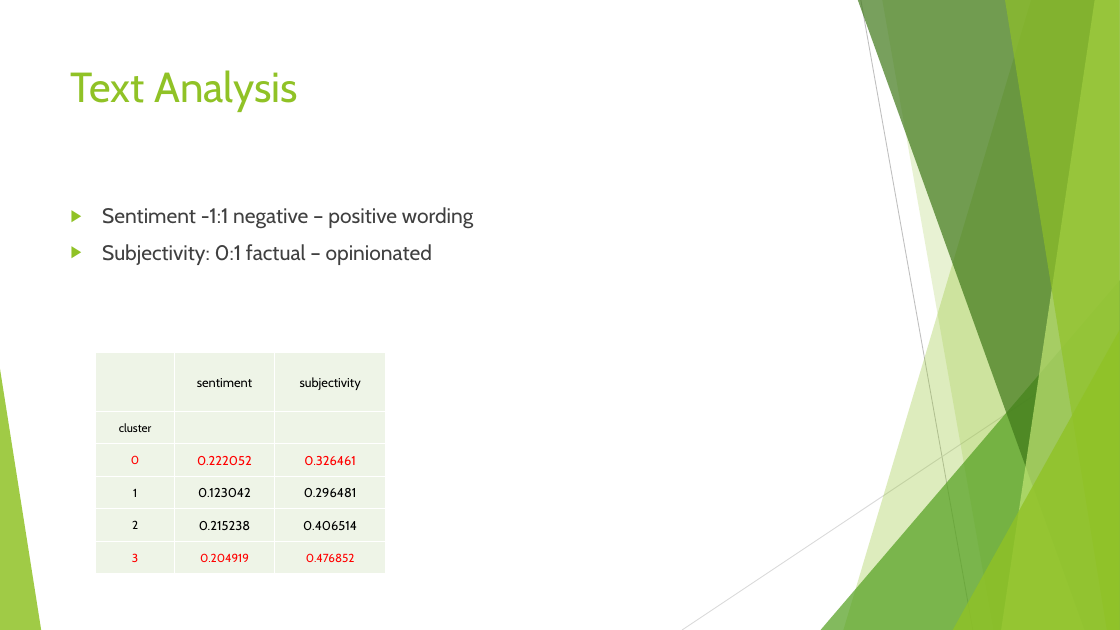
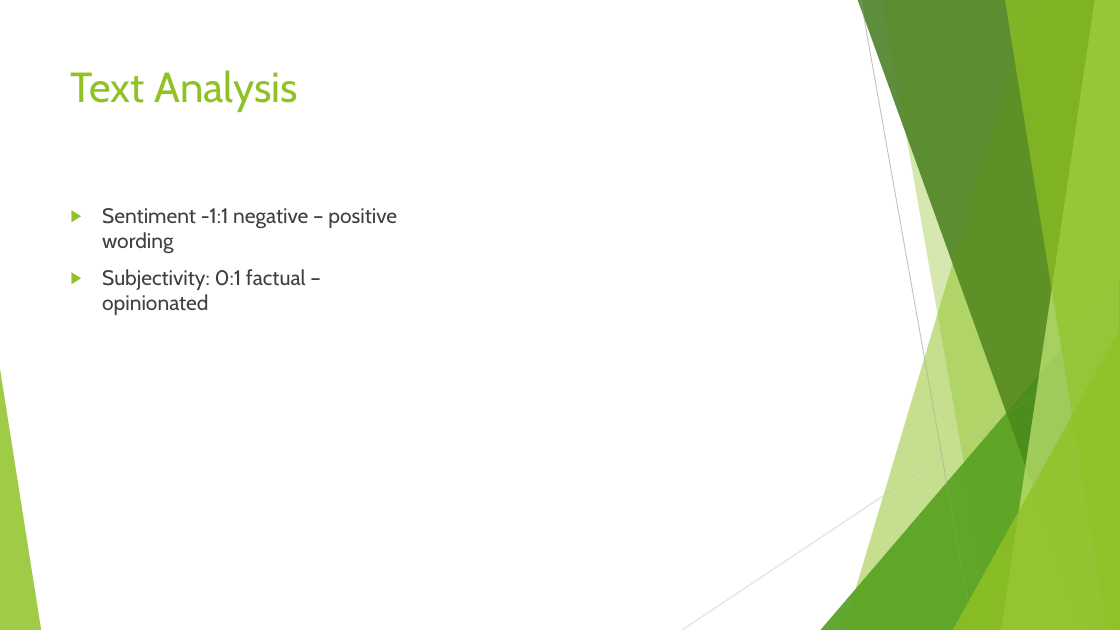
Before and after one commit to tylerparker22/work_to_show, a slide deck: slide 11 of Scolarship Symposium.pptx (slide 10 before the commit). Drawn at 1120x630 pixels with LibreOffice and Linux fonts; fonts in the diff are those of the drawing. Boxes give left, top, right and bottom in pixels: in the first picture for what was removed or moved away, otherwise in the second. Text is boxed around its words. In the diff, an @@ line names an element or a change of style, - is before the commit and + after.

```diff
--- a/Scolarship Symposium.pptx
+++ b/Scolarship Symposium.pptx
@@ freeform shape added at (844, 0, 1120, 630), fill #90C226 at 30% opacity @@
@@ freeform shape added at (858, 0, 1120, 630), fill #3F7819 at 47% opacity @@
@@ line removed from (861, 0) to (973, 630) @@
@@ line added from (861, 0) to (973, 630), #BFBFBF 0.75 pt @@
@@ freeform shape added at (882, 0, 1120, 630), fill #90C226 at 20% opacity @@
@@ freeform shape added at (1002, 0, 1120, 630), fill #C0E474 at 70% opacity @@
@@ freeform shape added at (1005, 0, 1120, 630), fill #90C226 at 65% opacity @@
@@ text "Sentiment -1:1 negative – positive ..." rewrapped from (102, 207, 473, 265) to (102, 208, 397, 315) @@
@@ triangle added at (821, 280, 1120, 630), fill #54A021 at 72% opacity @@
@@ table removed at (96, 353, 386, 574), 6 rows, 3 columns @@
- | sentiment | subjectivity
-cluster |  | 
-0 | 0.222052 | 0.326461
-1 | 0.123042 | 0.296481
-2 | 0.215238 | 0.406514
-3 | 0.204919 | 0.476852
@@ line removed from (1120, 339) to (682, 630) @@
@@ line added from (1120, 339) to (682, 630), #D9D9D9 0.75 pt @@
@@ triangle added at (953, 330, 1120, 630), fill #90C226 at 80% opacity @@
```
Also in this commit, not shown: 3 other slides changed, 4 slides added, 2 slides removed, 8 other files.
